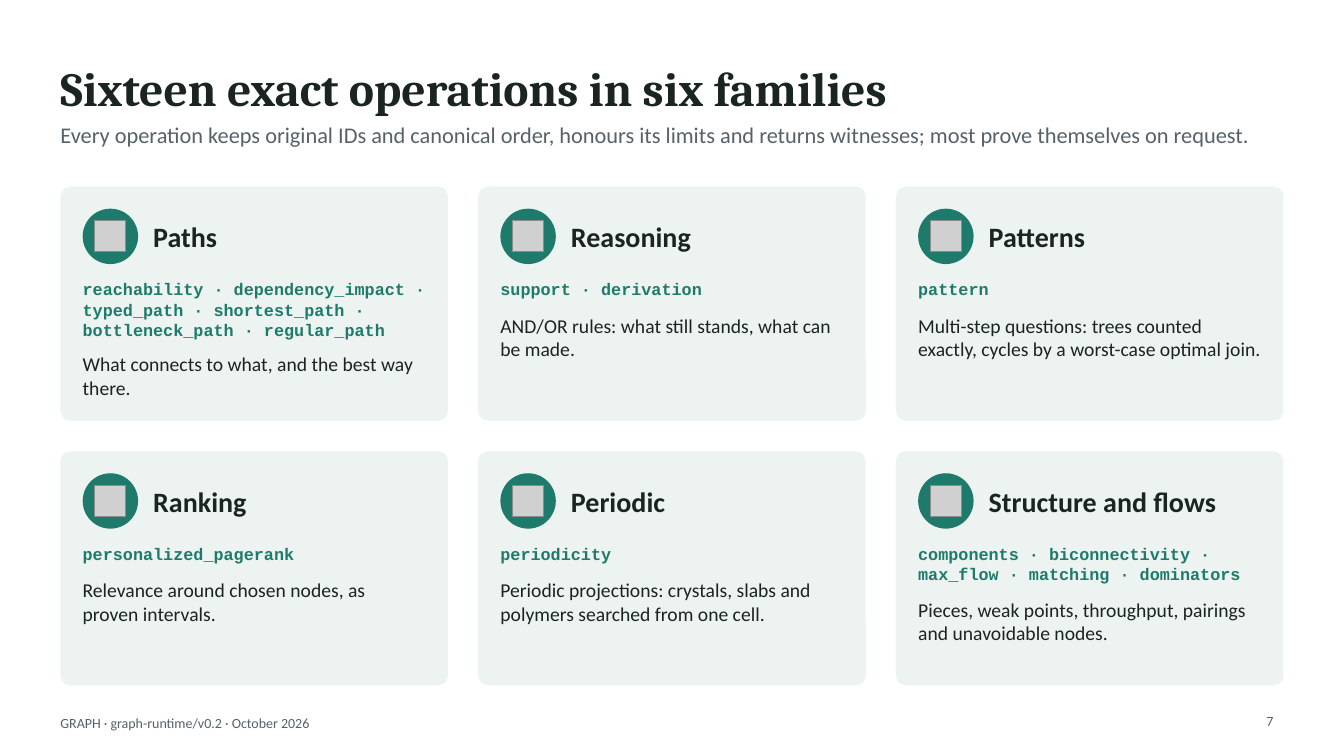
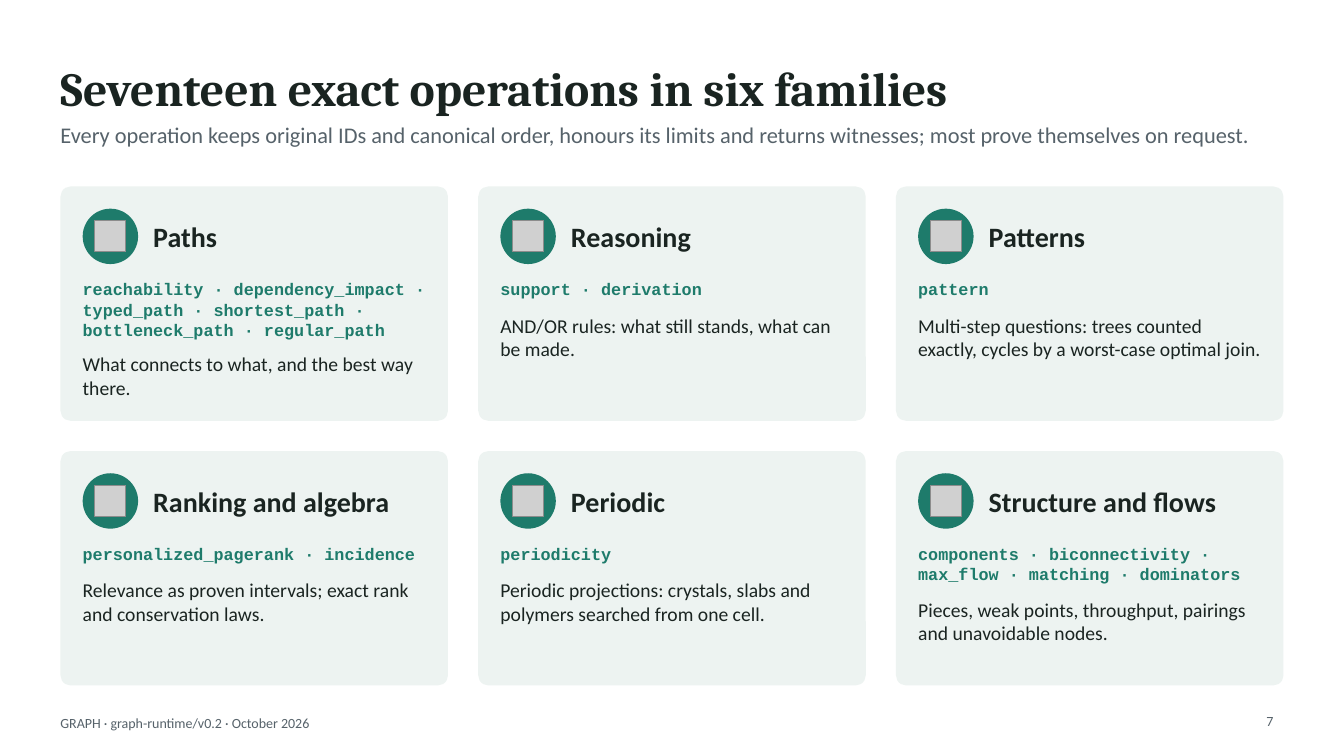
Before and after one commit to hlxin/graph, a slide deck: slide 7 of docs/GRAPH_slides.pptx. Drawn at 1344x756 pixels with LibreOffice and Linux fonts; fonts in the diff are those of the drawing; grey boxes stand for pictures. Boxes give left, top, right and bottom in pixels: in the first picture for what was removed or moved away, otherwise in the second. Text is boxed around its words. In the diff, an @@ line names an element or a change of style, - is before the commit and + after.

```diff
--- a/docs/GRAPH_slides.pptx
+++ b/docs/GRAPH_slides.pptx
@@ title at <box>60,72,948,116</box>: text changed @@
-Sixteen exact operations in six families
+Seventeen exact operations in six families
@@ text at <box>153,492,389,517</box>: text changed @@
-Ranking
+Ranking and algebra
@@ text at <box>83,548,415,564</box>: text changed @@
-personalized_pagerank
+personalized_pagerank · incidence
@@ text at <box>83,583,408,621</box>: text changed @@
-Relevance around chosen nodes, as proven intervals.
+Relevance as proven intervals; exact rank and conservation laws.
```
Also in this commit, not shown: 9 other slides changed, 1 slide added, 3 other files.
